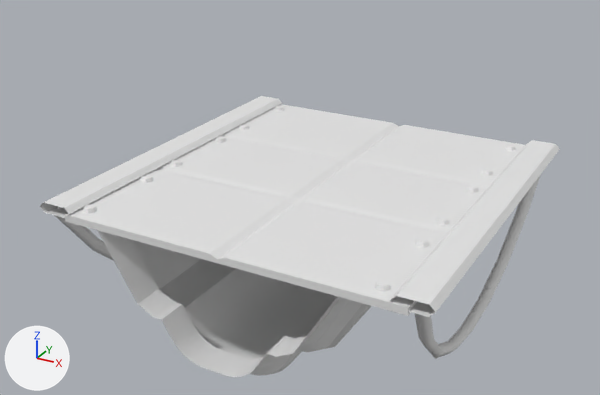
One commit to the FBX model Assets/3D_Assets/Enviro/Meshes/Tile_Sol.fbx: the scene before it, then after it.
Before and after are seen from a 50 mm lens placed at (2.75, -5.37, 2.57), pointed at (-0.16, -0.09, -0.07). The lights are fixed; the arrows at lower left show +X, +Y and +Z. Where no turn or scale is listed for an object, it has been applied to the vertices.

Names of what the first picture shows: 'BezierCurve.005', 'BezierCurve.006', 'Cube.001', 'Cylinder.010'.
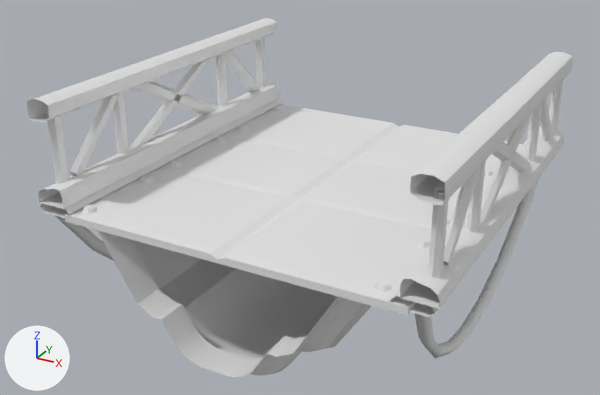
Pixel boxes [x1, y1, x2, y2] of what changed, in the pictures (600 x 395 px):
'Cube.002', added
    after: [27, 18, 573, 309]

The edits, one by one:
Mesh me_cube_003 is new.
It has 264 vertices, 132 faces and spans x -1.51..1.51, y -1.51..1.52, z 0.15..0.93.
Object 'Cube.002' (ob_cube_002) is new; it shows me_cube_003.
Its location is (0.0, 0.0, 0.0).
